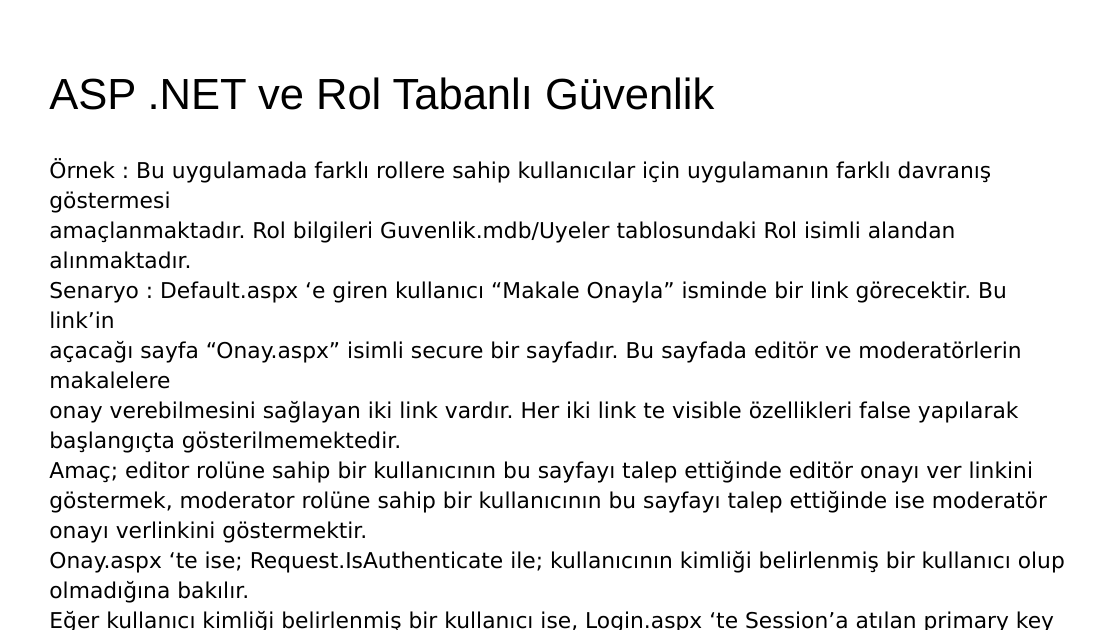
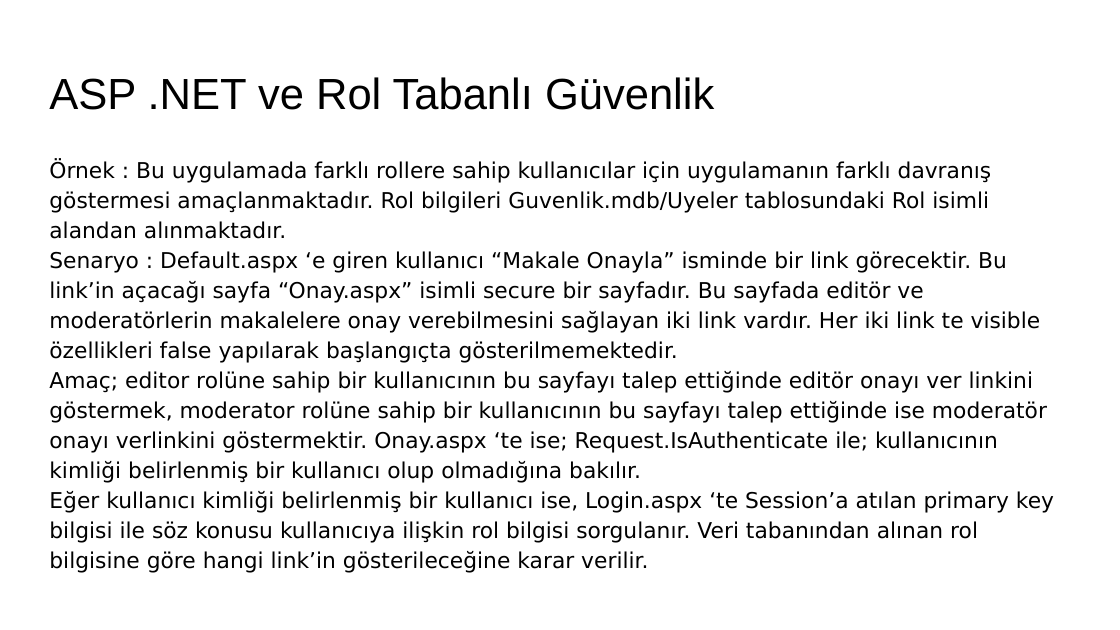
Before and after one commit to Ayshine/Asp.Net, a slide deck: slide 19 of ASP .NET ‘te Güvenlik.pptx. Drawn at 1120x630 pixels with LibreOffice and Linux fonts; fonts in the diff are those of the drawing. Boxes give left, top, right and bottom in pixels: in the first picture for what was removed or moved away, otherwise in the second. Text is boxed around its words. In the diff, an @@ line names an element or a change of style, - is before the commit and + after.

```diff
--- a/ASP .NET ‘te Güvenlik.pptx
+++ b/ASP .NET ‘te Güvenlik.pptx
@@ text at box(49, 160, 1041, 363): text changed @@
-Örnek : Bu uygulamada farklı rollere sahip kullanıcılar için uygulamanın farklı davranış göstermesi
-amaçlanmaktadır. Rol bilgileri Guvenlik.mdb/Uyeler tablosundaki Rol isimli alandan alınmaktadır.
-Senaryo : Default.aspx ‘e giren kullanıcı “Makale Onayla” isminde bir link görecektir. Bu link’in
-açacağı sayfa “Onay.aspx” isimli secure bir sayfadır. Bu sayfada editör ve moderatörlerin makalelere
-onay verebilmesini sağlayan iki link vardır. Her iki link te visible özellikleri false yapılarak
-başlangıçta gösterilmemektedir.
+Örnek : Bu uygulamada farklı rollere sahip kullanıcılar için uygulamanın farklı davranış göstermesi amaçlanmaktadır. Rol bilgileri Guvenlik.mdb/Uyeler tablosundaki Rol isimli alandan alınmaktadır.
+Senaryo : Default.aspx ‘e giren kullanıcı “Makale Onayla” isminde bir link görecektir. Bu link’in açacağı sayfa “Onay.aspx” isimli secure bir sayfadır. Bu sayfada editör ve moderatörlerin makalelere onay verebilmesini sağlayan iki link vardır. Her iki link te visible özellikleri false yapılarak başlangıçta gösterilmemektedir.
@@ text at box(49, 401, 1047, 483): text changed @@
-göstermek, moderator rolüne sahip bir kullanıcının bu sayfayı talep ettiğinde ise moderatör onayı verlinkini göstermektir.
-Onay.aspx ‘te ise; Request.IsAuthenticate ile; kullanıcının kimliği belirlenmiş bir kullanıcı olup
-olmadığına bakılır.
+göstermek, moderator rolüne sahip bir kullanıcının bu sayfayı talep ettiğinde ise moderatör onayı verlinkini göstermektir. Onay.aspx ‘te ise; Request.IsAuthenticate ile; kullanıcının kimliği belirlenmiş bir kullanıcı olup olmadığına bakılır.
@@ text at box(49, 521, 978, 573): text changed @@
-bilgisi ile söz konusu kullanıcıya ilişkin rol bilgisi sorgulanır. Veri tabanından alınan rol bilgisine
-göre hangi link’in gösterileceğine karar verilir.
+bilgisi ile söz konusu kullanıcıya ilişkin rol bilgisi sorgulanır. Veri tabanından alınan rol bilgisine göre hangi link’in gösterileceğine karar verilir.
```
Also in this commit, not shown: 1 other slide changed.
